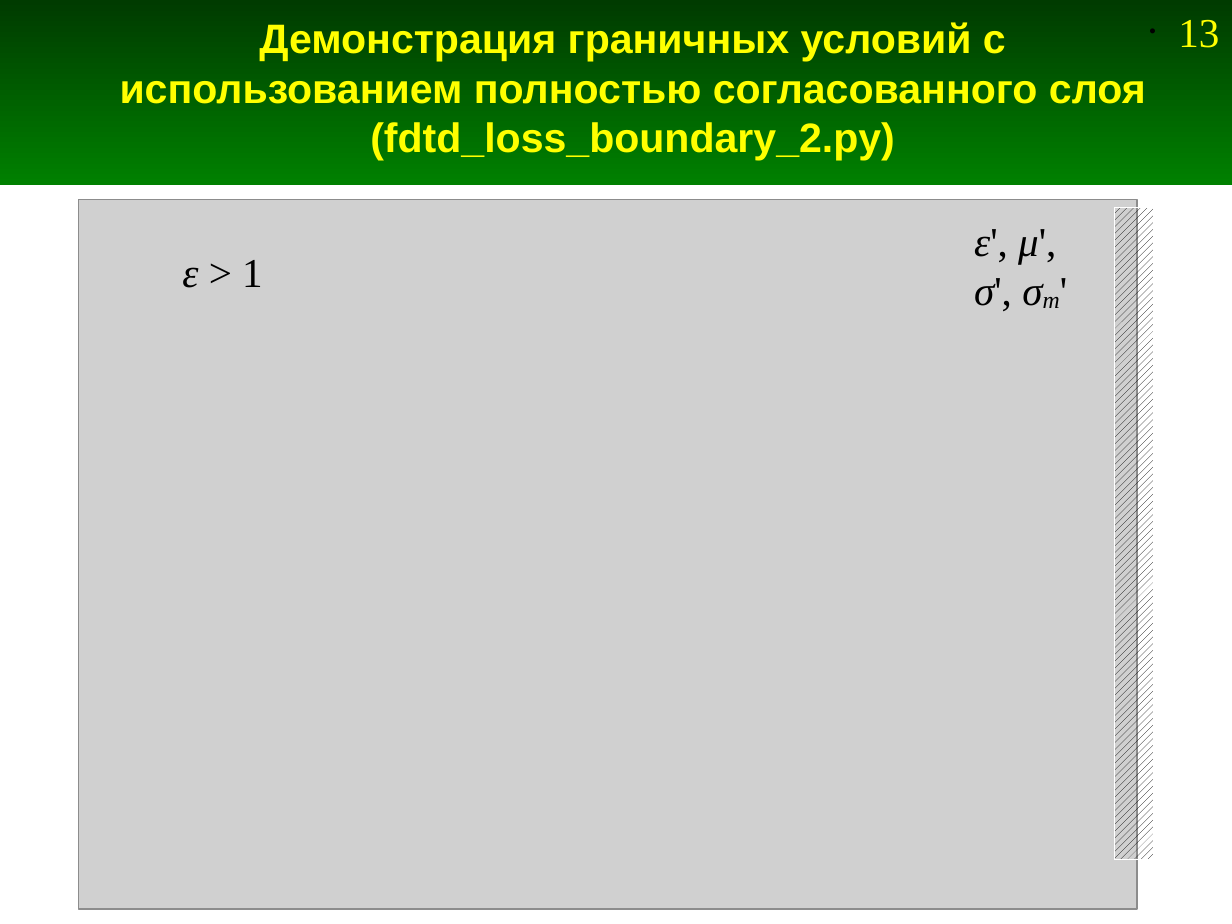
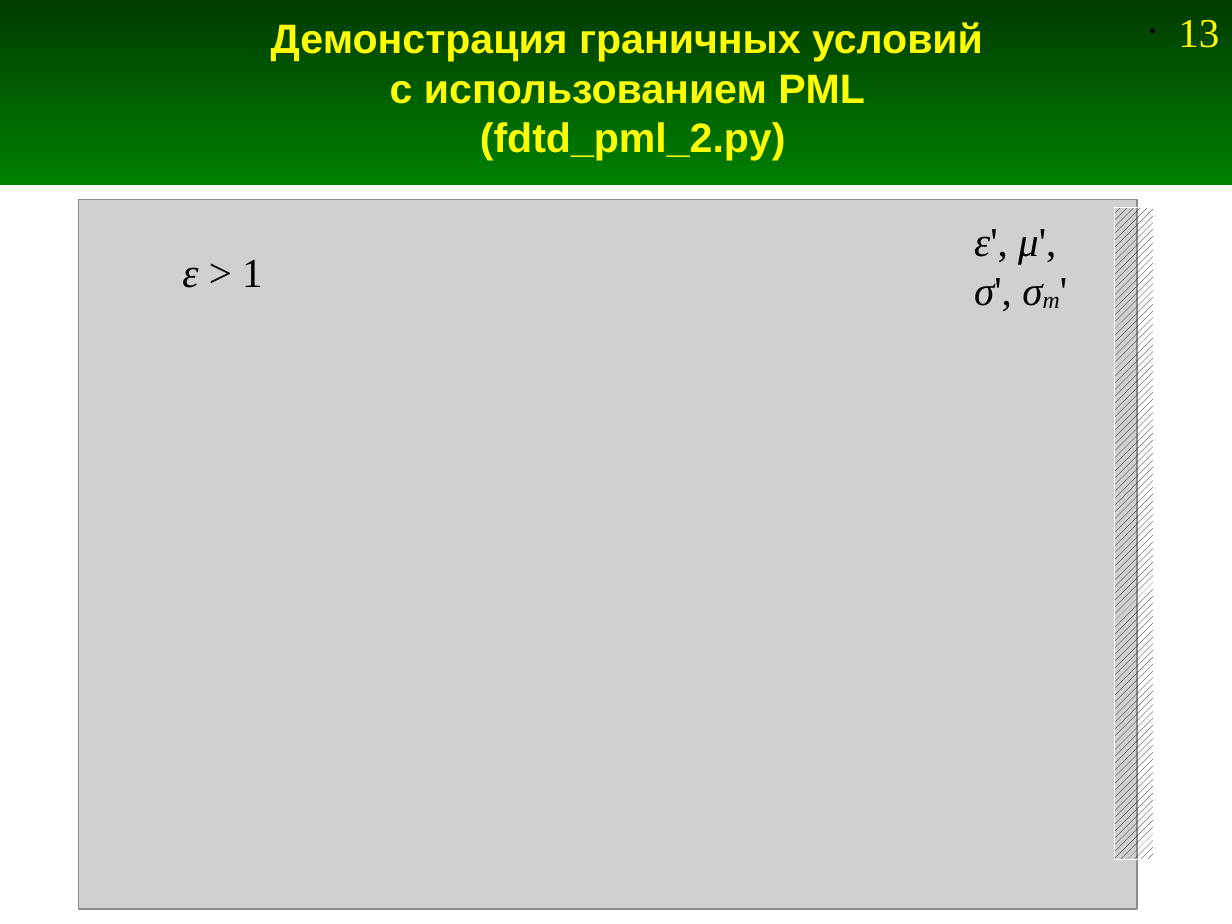
Before and after one commit to Jenyay/modelling, a slide deck: slide 13 of fdtd/presentations/08. FDTD-1D PML.odp. Drawn at 1232x924 pixels with LibreOffice and Linux fonts; fonts in the diff are those of the drawing; grey boxes stand for pictures. Boxes give left, top, right and bottom in pixels: in the first picture for what was removed or moved away, otherwise in the second. Text is boxed around its words. In the diff, an @@ line names an element or a change of style, - is before the commit and + after.

```diff
--- a/fdtd/presentations/08. FDTD-1D PML.odp
+++ b/fdtd/presentations/08. FDTD-1D PML.odp
@@ title at (271,22,983,160): text changed @@
-Демонстрация граничных условий с использованием полностью согласованного слоя
-(fdtd_loss_boundary_2.py)
+Демонстрация граничных условий
+с использованием PML
+(fdtd_pml_2.py)
```
Also in this commit, not shown: 5 other slides changed, 5 other files.
